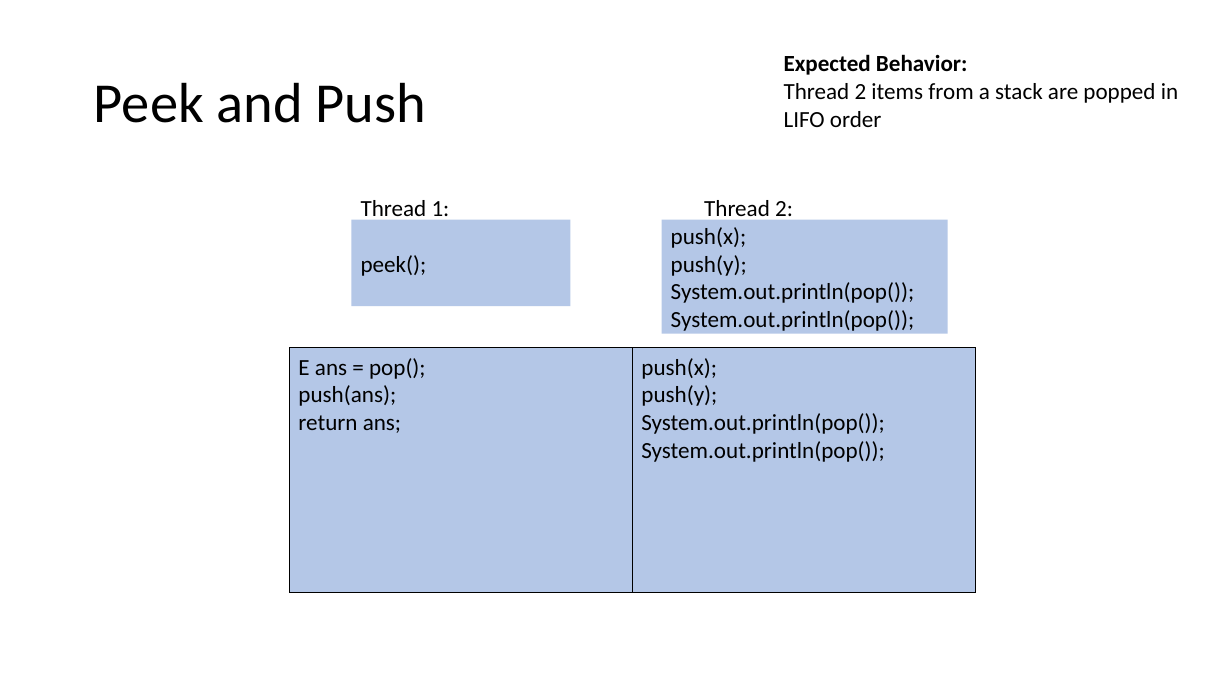
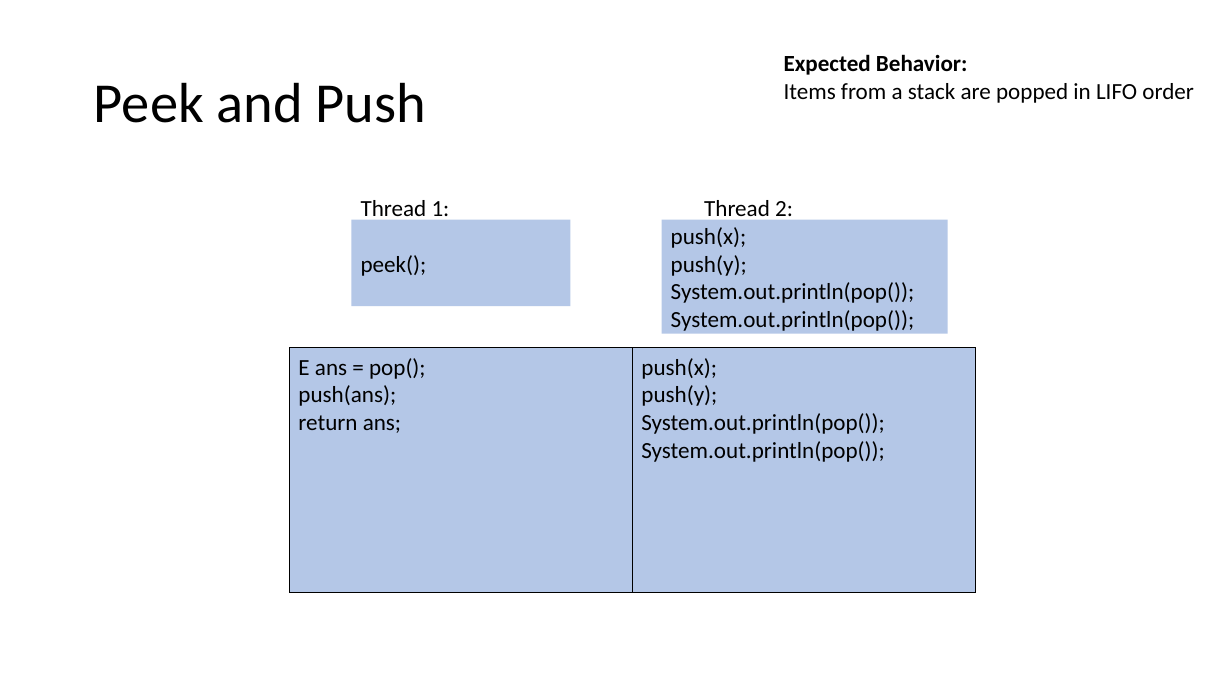
Before and after one commit to natebrunelle/cse332, a slide deck: slide 22 of markdown/files/slides/lecture20_concurrency2.pptx (slide 19 before the commit). Drawn at 1232x693 pixels with LibreOffice and Linux fonts; fonts in the diff are those of the drawing. Boxes give left, top, right and bottom in pixels: in the first picture for what was removed or moved away, otherwise in the second. Text is boxed around its words. In the diff, an @@ line names an element or a change of style, - is before the commit and + after.

```diff
--- a/markdown/files/slides/lecture20_concurrency2.pptx
+++ b/markdown/files/slides/lecture20_concurrency2.pptx
@@ text at <box>784,83,1194,103</box>: text changed @@
-Thread 2 items from a stack are popped in LIFO order
+Items from a stack are popped in LIFO order
```
Also in this commit, not shown: 26 other slides changed, 5 slides added, 2 slides removed, 12 other files.
